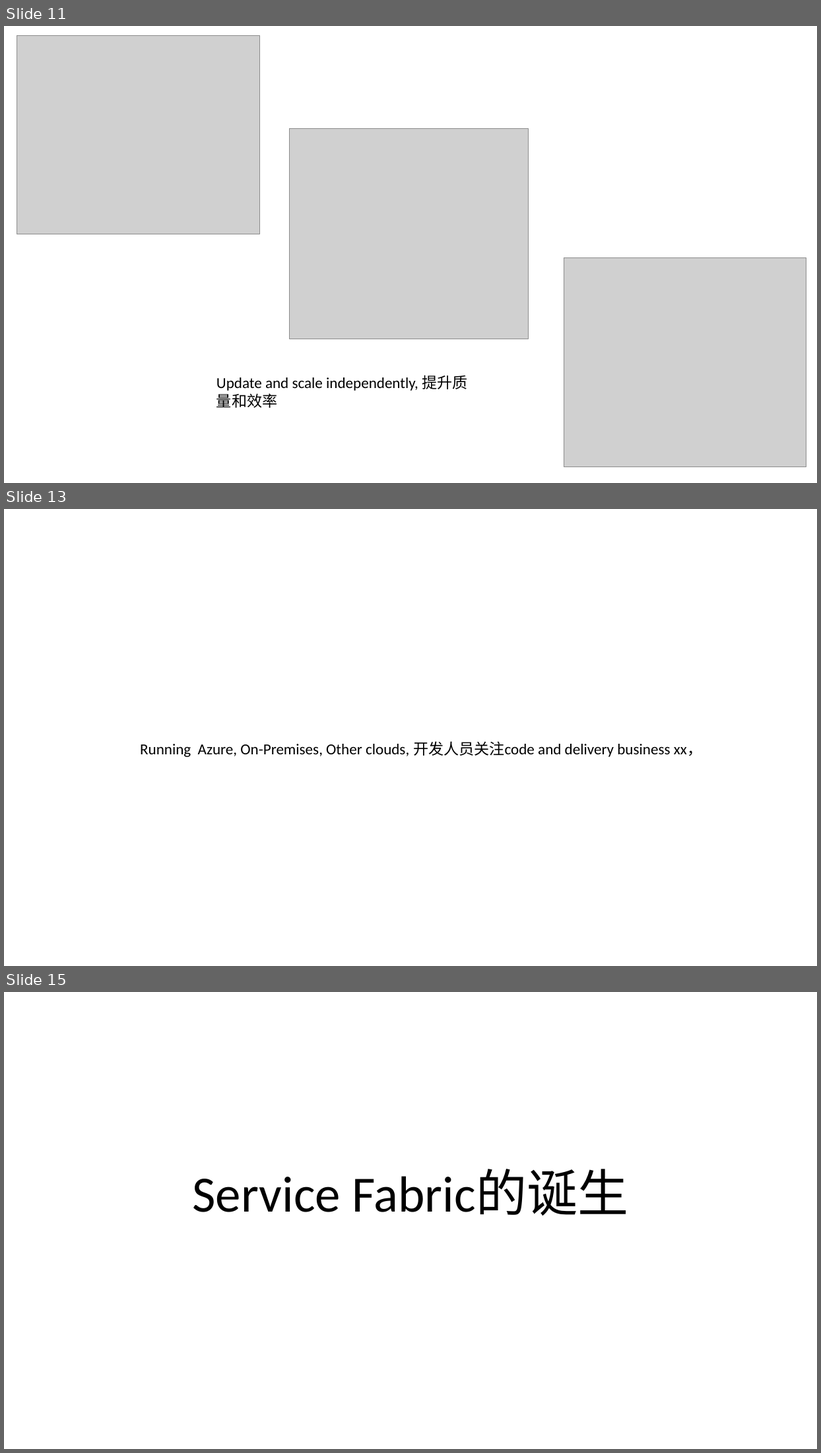
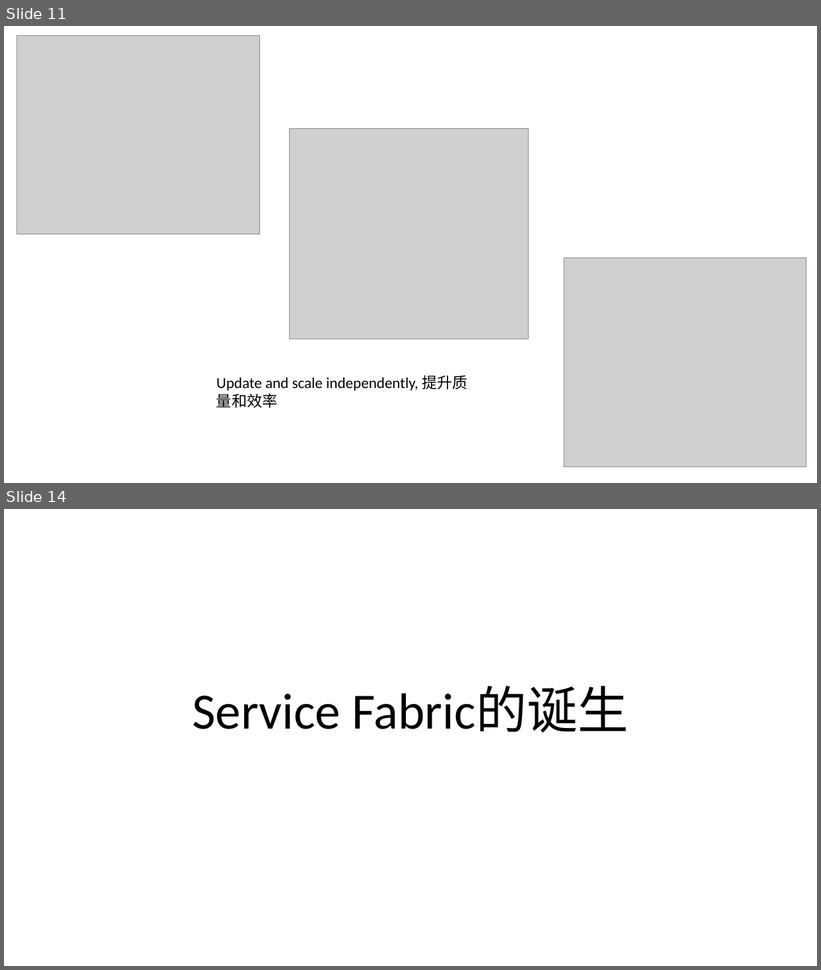
Before and after one commit to FredJiangFei/MyDocuments, a slide deck: 工作/Service Fabric/Service Fabric.pptx. Shown one above the other, each under a label of ours: slides 11, 13 and 15 before the commit, slides 11 and 14 after it; the slides between them are not shown. The pictures are 821x1453 and 821x970 pixels, drawn with LibreOffice and Linux fonts; fonts in the diff are those of the drawing; grey boxes stand for pictures. Boxes give left, top, right and bottom in pixels: in the first picture for what was removed or moved away, otherwise in the second. Text is boxed around its words. In the diff, an @@ line names an element or a change of style, - is before the commit and + after.

```diff
--- a/工作/Service Fabric/Service Fabric.pptx
+++ b/工作/Service Fabric/Service Fabric.pptx
@@ slide 13 removed at [4, 509, 817, 966], background #FFFFFF @@
@@ text removed at [140, 741, 702, 757] @@
-Running Azure, On-Premises, Other clouds, 开发人员关注code and delivery business xx，
@@ what was slide 15 is now slide 14 @@
```
Also in this commit, not shown: 1 slide changed, 3 slides added, 1 other slide removed.
